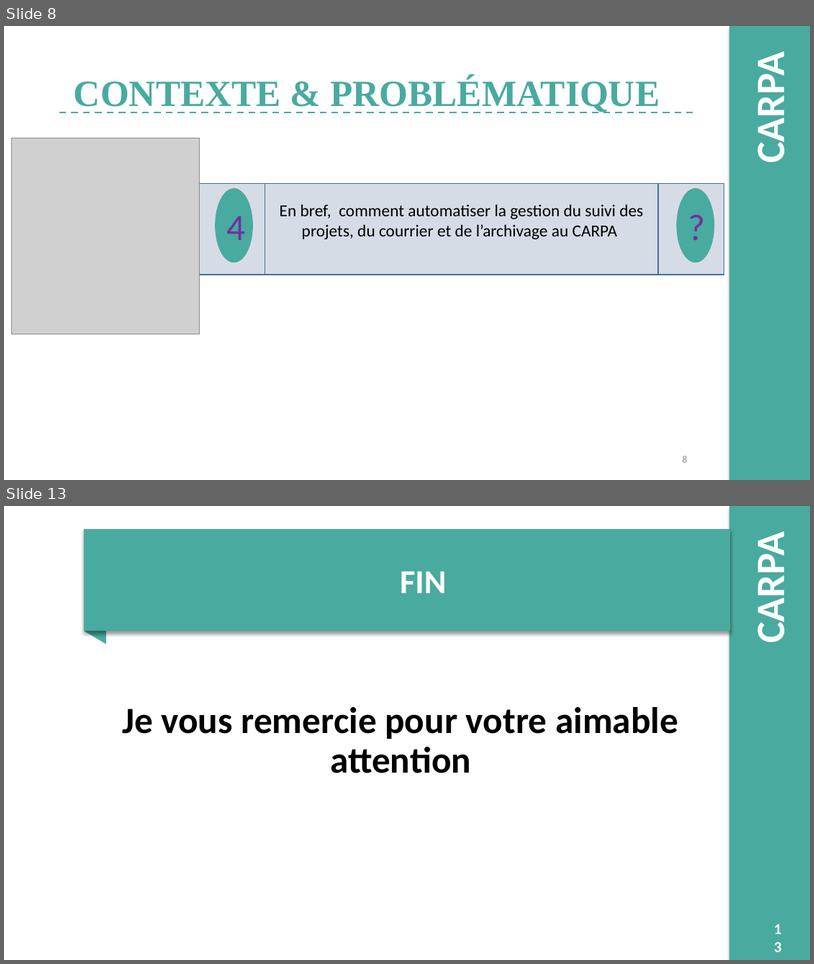
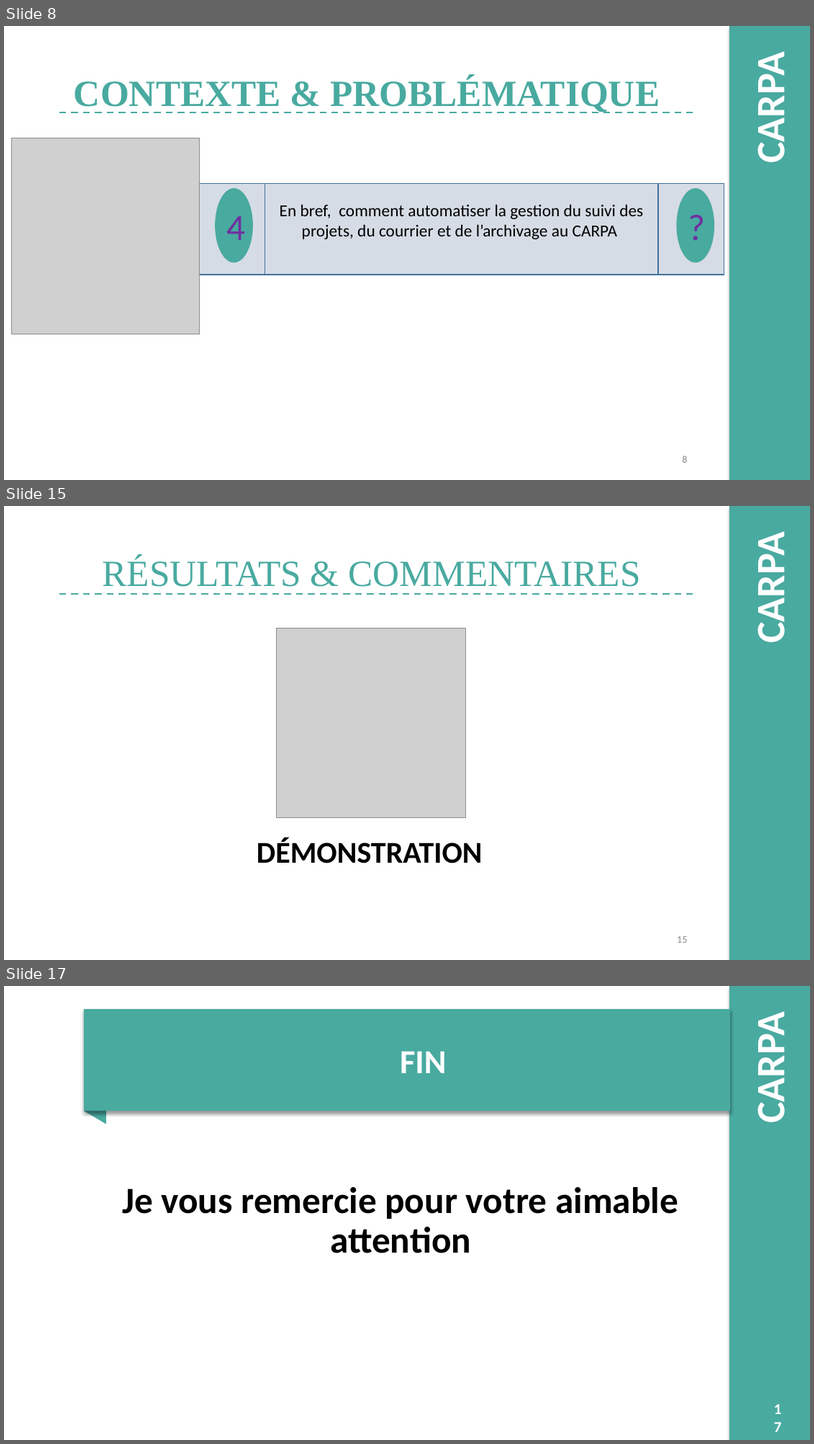
Before and after one commit to django123/memoire-M2, a slide deck: presentation.pptm. Shown one above the other, each under a label of ours: slides 8 and 13 before the commit, slides 8, 15 and 17 after it; the slides between them are not shown. The pictures are 814x964 and 814x1444 pixels, drawn with LibreOffice and Linux fonts; fonts in the diff are those of the drawing; grey boxes stand for pictures; background and template pictures are left out. Boxes give left, top, right and bottom in pixels: in the first picture for what was removed or moved away, otherwise in the second. Text is boxed around its words. In the diff, an @@ line names an element or a change of style, - is before the commit and + after.

```diff
--- a/presentation.pptm
+++ b/presentation.pptm
@@ slide 15 added at [4,506,810,960], background picture (left out); not listed: 2 template elements that a slide beside it also shows @@
@@ title added at [103,556,641,587], 44 pt, text #49AAA0 @@
+RÉSULTATS & COMMENTAIRES
@@ line added from (59, 594) to (694, 594), #49AAA0 2 pt dashed @@
@@ picture added at [277,628,466,817] @@
@@ text added at [257,838,483,863], 36 pt, text #000000, bold @@
+DÉMONSTRATION
@@ page number added at [677,936,687,942], 12 pt, text #8C8C8C @@
+15
@@ what was slide 13 is now slide 17 @@
```
Also in this commit, not shown: 5 slides changed, 6 other slides added, 3 slides removed, 1 other file.
